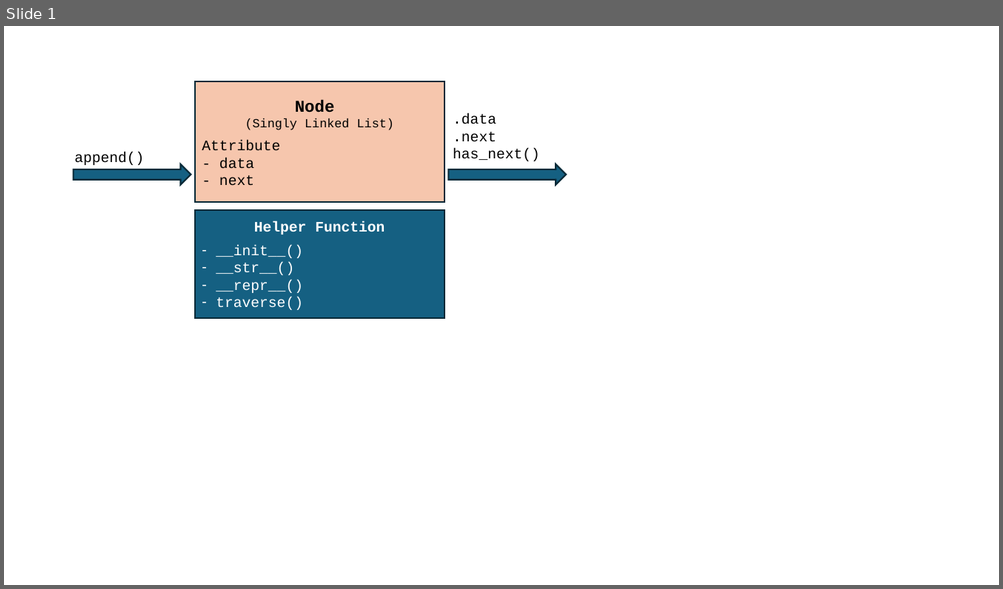
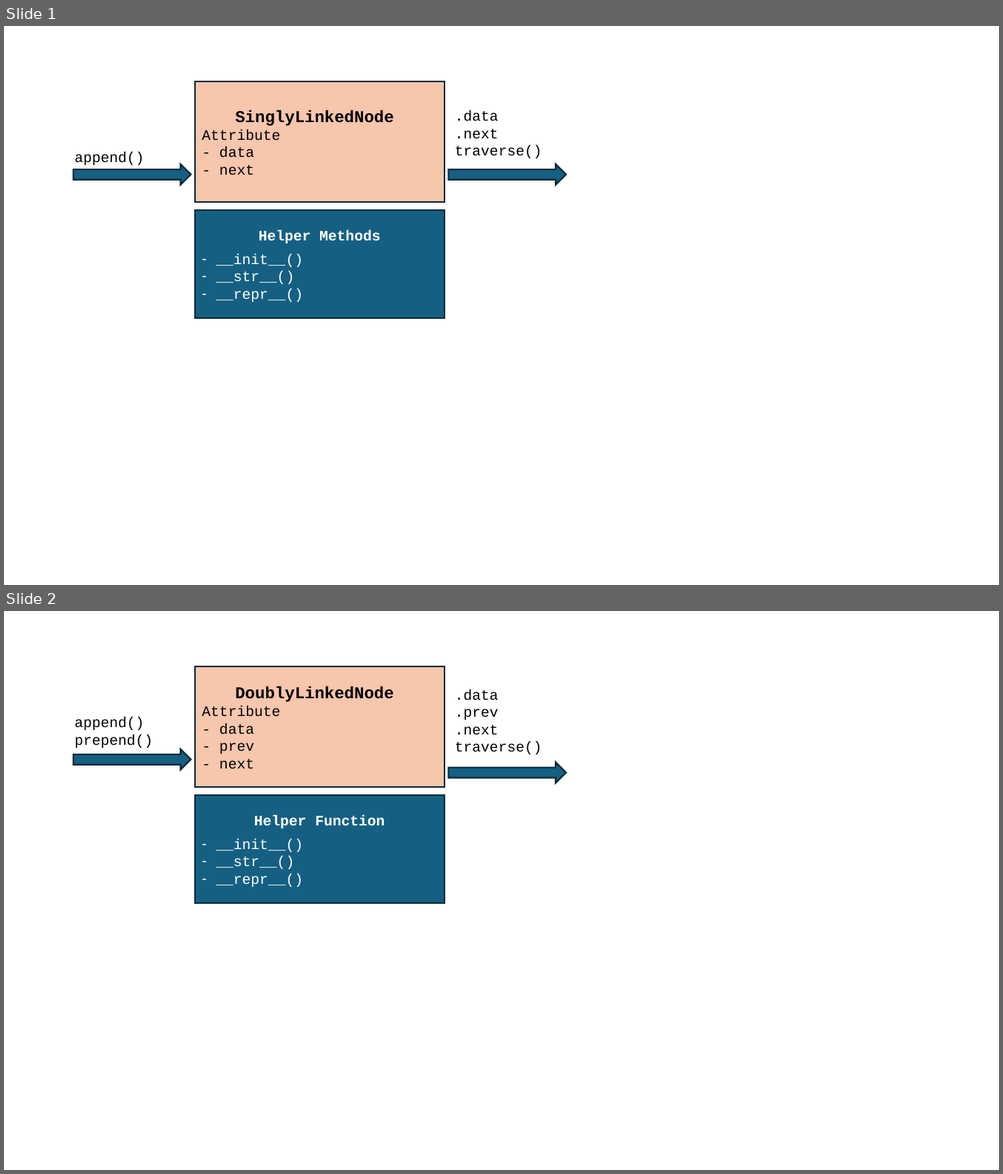
Before and after one commit to mingfujacky/Lecture-DSA-2.0, a slide deck: asset/ppt/ch04.pptx. Shown one above the other, each under a label of ours: slide 1 before the commit, slides 1 and 2 after it. The pictures are 1003x589 and 1003x1174 pixels, drawn with LibreOffice and Linux fonts; fonts in the diff are those of the drawing. Boxes give left, top, right and bottom in pixels: in the first picture for what was removed or moved away, otherwise in the second. Text is boxed around its words. In the diff, an @@ line names an element or a change of style, - is before the commit and + after.

```diff
--- a/asset/ppt/ch04.pptx
+++ b/asset/ppt/ch04.pptx
@@ slide 2 added at [4,611,999,1170], background #FFFFFF @@
@@ rectangle added at [195,667,445,787], fill #F6C6AD, outline #092A39 1.5 pt, 14 pt, text #000000 @@
+DoublyLinkedNode
+Attribute
+- data
+- prev
+- next
@@ text added at [455,689,542,755], 14 pt, text #000000 @@
+.data
+.prev
+.next
+traverse()
@@ text added at [74,717,153,748], 14 pt, text #000000 @@
+append()
+prepend()
@@ right arrow added at [74,749,190,770], fill #156082, outline #092A39 1.5 pt @@
@@ right arrow added at [449,763,566,783], fill #156082, outline #092A39 1.5 pt @@
@@ rectangle added at [195,795,445,903], fill #156082, outline #092A39 1.5 pt, 14 pt, text #FFFFFF @@
+Helper Function
+– __init__()
+– __str__()
+– __repr__()
@@ slide 1 changed as well @@
@@ text in rectangle at [235,110,393,126]: text changed; size 12 to 16 pt; bold on @@
-Node
-(Singly Linked List)
+SinglyLinkedNode
@@ text at [455,146,542,158]: text changed @@
-has_next()
+traverse()
@@ text in rectangle at [259,230,380,244]: text changed @@
-Helper Function
+Helper Methods
@@ text in rectangle at [216,298,303,310]: paragraph removed @@
-– traverse()
```
Also in this commit, not shown: 9 other files.
